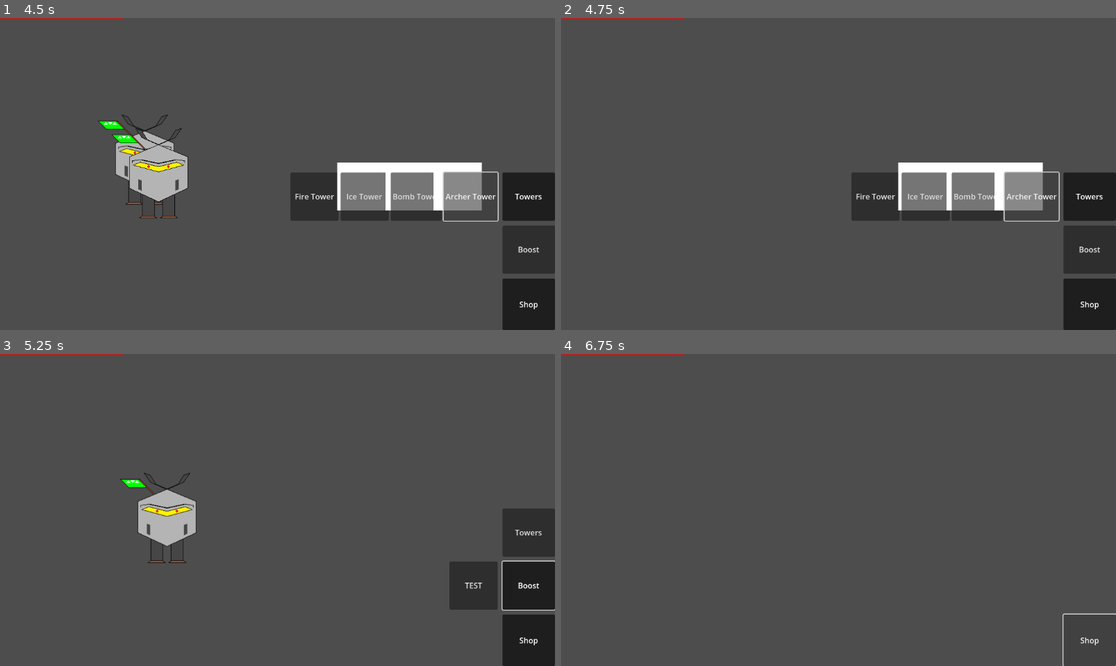
Above: before the commit, frames 1-4 (two rows, left to right).
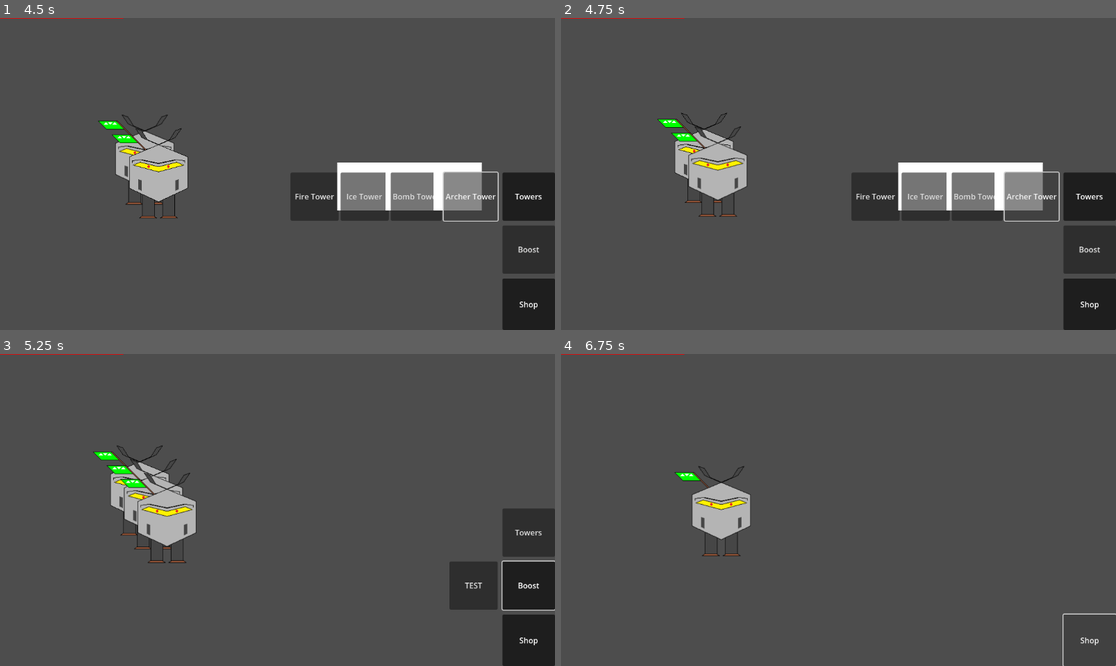
Above: after the commit, the same moments.

Repository: m-conti/melonjam2023
Game: Godot game, scene res://map.tscn
Same seed, same stepped clock (60 frames per second), same inputs: the game is played once before the commit and once after it.
Inputs:
- Up to frame 1 (4.5 s): click "Shop" at 0.5 s; click "Towers" at 1.25 s; click "Fire Tower" at 2 s; click "Ice Tower" at 2.75 s; click "Bomb Tower" at 3.5 s; click "Archer Tower" at 4.25 s
- Up to frame 2 (4.75 s): no input
- Up to frame 3 (5.25 s): click "Boost" at 5 s
- Up to frame 4 (6.75 s): click "TEST" at 5.75 s; click "Shop" at 6.5 s

Frame 1 is identical in both runs. In frame 2, 2.4% of the frame differs, in the area x 17-34%, y 30-64%; in frame 3, 1.4%; in frame 4, 1.7%.

Commit message:
fix shop bug

Diff:
--- a/Entities/Tower.gd
+++ b/Entities/Tower.gd
@@ -20,10 +20,6 @@
 	last_in_line,
 	all
 }
-
-
-func _ready():
-	timer.wait_time = attack_cooldown
 
 
 func _on_area_2d_area_entered(area):
@@ -87,3 +83,4 @@
 
 	map.grid[pos.x][pos.y] = self
 	has_been_placed.emit(pos)
+	timer.start(attack_cooldown)
--- a/Entities/Tower.tscn
+++ b/Entities/Tower.tscn
@@ -25,7 +25,6 @@
 shape = SubResource("CircleShape2D_kasgm")
 
 [node name="Timer" type="Timer" parent="."]
-autostart = true
 
 [connection signal="area_entered" from="Area2D" to="." method="_on_area_2d_area_entered"]
 [connection signal="area_exited" from="Area2D" to="." method="_on_area_2d_area_exited"]
